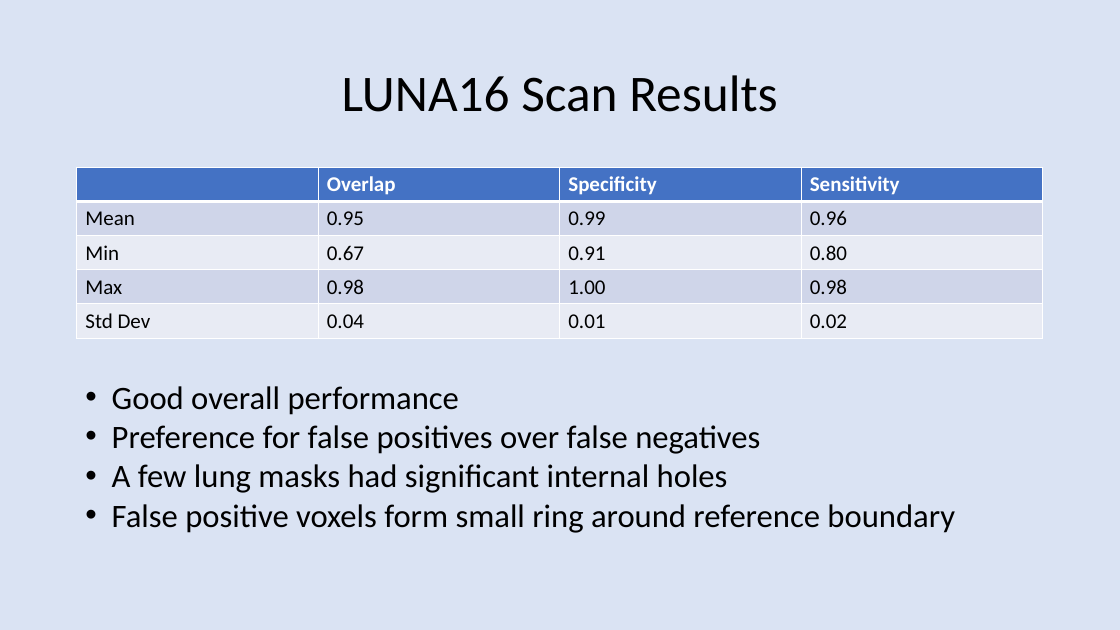
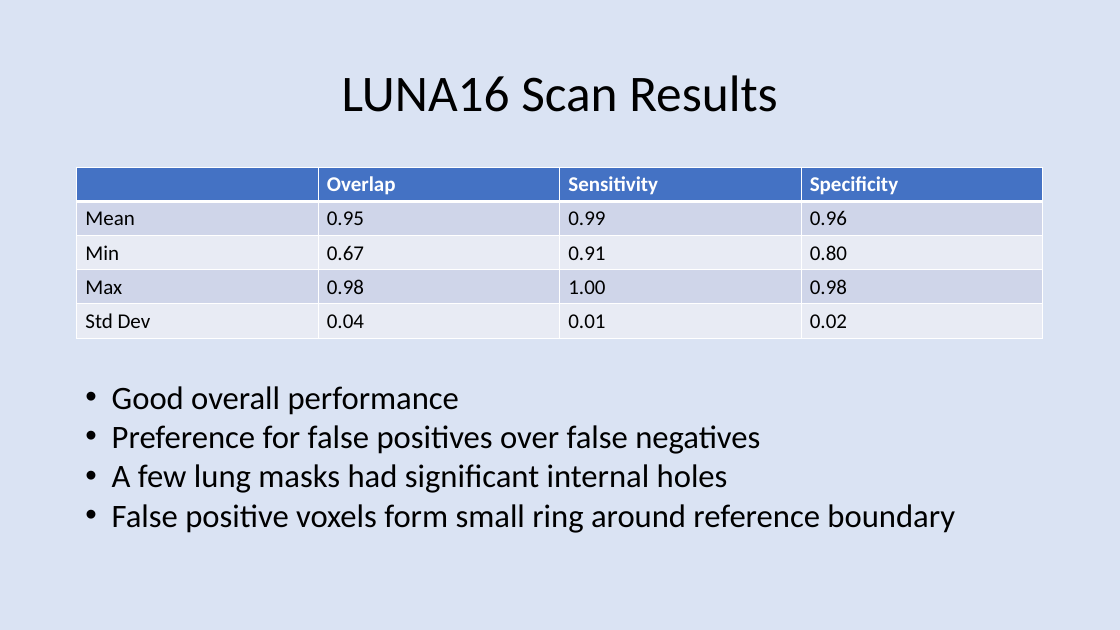
Before and after one commit to TerryGriffin/COMP.5230Project, a slide deck: slide 11 of docsrc/Presentation.pptx. Drawn at 1120x630 pixels with LibreOffice and Linux fonts; fonts in the diff are those of the drawing. Boxes give left, top, right and bottom in pixels: in the first picture for what was removed or moved away, otherwise in the second. Text is boxed around its words. In the diff, an @@ line names an element or a change of style, - is before the commit and + after.

Commit message:
fix results

```diff
--- a/docsrc/Presentation.pptx
+++ b/docsrc/Presentation.pptx
@@ table at bbox=[77, 168, 1045, 339] @@
-row 1, column 3: Specificity
+row 1, column 3: Sensitivity
-row 1, column 4: Sensitivity
+row 1, column 4: Specificity
```
Also in this commit, not shown: 1 other slide changed, 7 other files.
